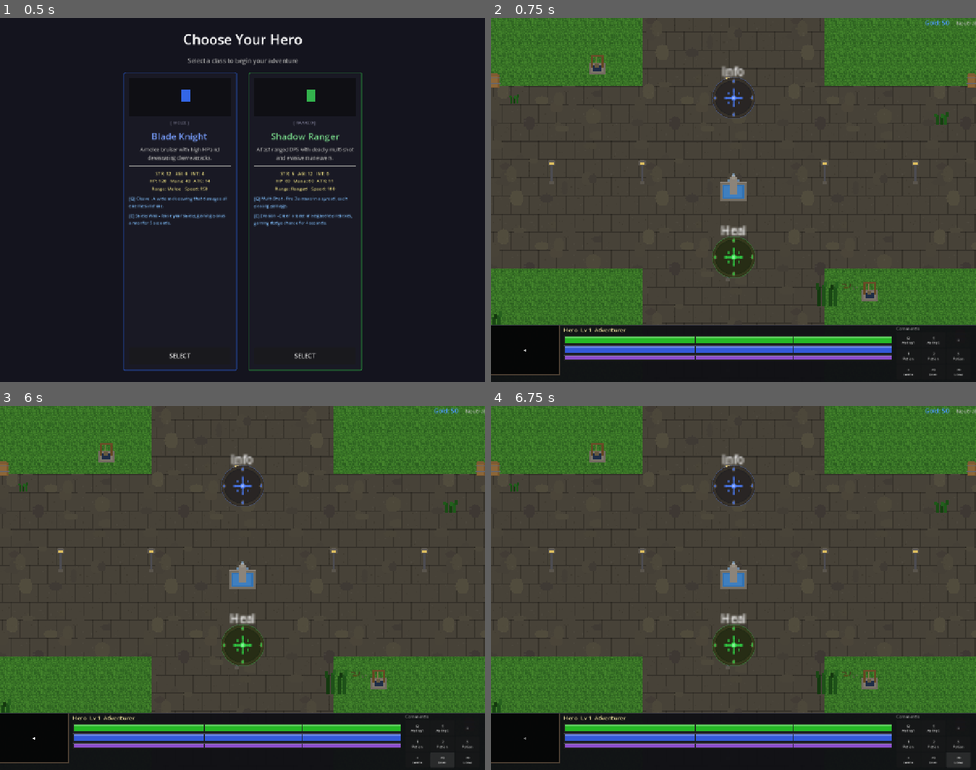
Above: before the commit, frames 1-4 (two rows, left to right).
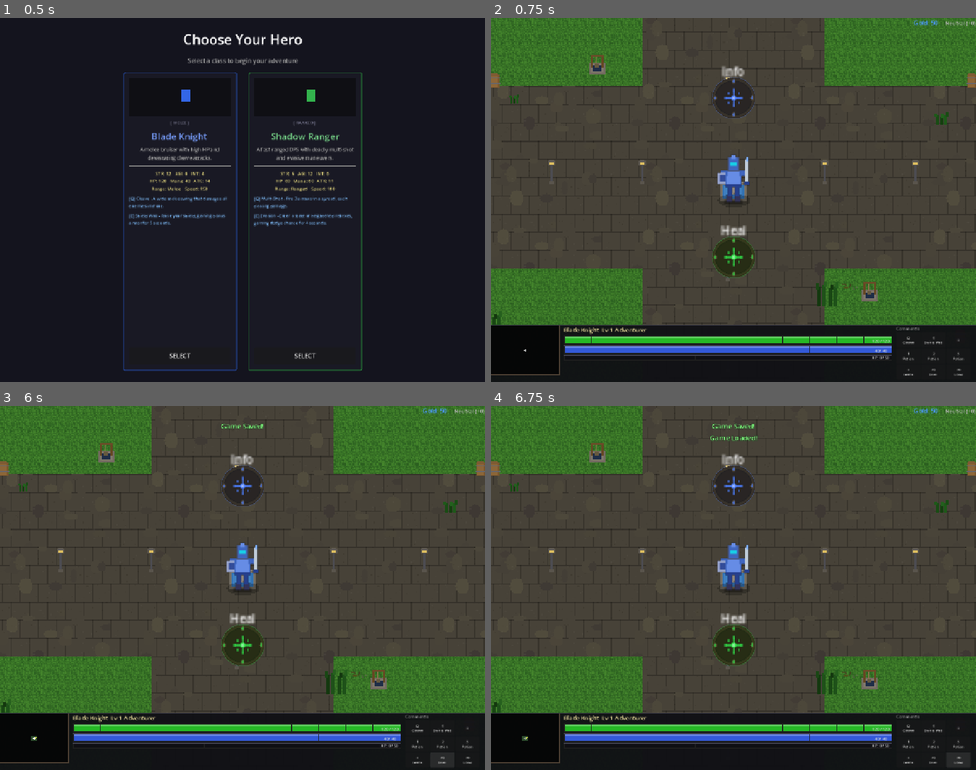
Above: after the commit, the same moments.

Repository: slxny/legends-open-rpg
Game: Godot game, scene res://scenes/main.tscn
Same seed, same stepped clock (60 frames per second), same inputs: the game is played once before the commit and once after it.
Inputs:
- Up to frame 1 (0.5 s): no input
- Up to frame 2 (0.75 s): click "SELECT" at 0.5 s
- Up to frame 3 (6 s): click "Q Ability1" (after the commit: "Q Cleave") at 1.25 s; click "E Ability2" (after the commit: "E Shield Wall") at 2 s; click "1 Potion" at 2.75 s; click "2 Potion" at 3.5 s; click "3 Potion" at 4.25 s; click "I Items" at 5 s; click "F5 Save" at 5.75 s
- Up to frame 4 (6.75 s): click "F9 Load" at 6.5 s

Frame 1 is identical in both runs. In frame 2, 1.6% of the frame differs, in the area x 15-100%, y 0-94%; in frame 3, 1.7%; in frame 4, 1.7%, in the area x 6-100%, y 0-94%.
Error before the commit: Parse Error: Identifier "_walk_bob_time" not declared in the current scope. (res://scenes/player/player.gd:256)

Commit message:
Remove undeclared _walk_bob_time variable (dead write from jitter fix)
https://claude.ai/code/session_01Nrq25cf6CaQp2REqpVsNg9

Diff:
--- a/scenes/player/player.gd
+++ b/scenes/player/player.gd
@@ -253,7 +253,6 @@
 				3: sprite.texture = frames[2]
 	else:
 		# Settle back to idle — snap once close enough to stop sub-pixel jitter
-		_walk_bob_time = 0.0
 		if abs(sprite.offset.y - (-20.0)) < 0.05 and abs(sprite.offset.x) < 0.05 \
 				and abs(sprite.rotation) < 0.001 and sprite.scale.distance_to(Vector2.ONE) < 0.001:
 			sprite.offset.y = -20.0
